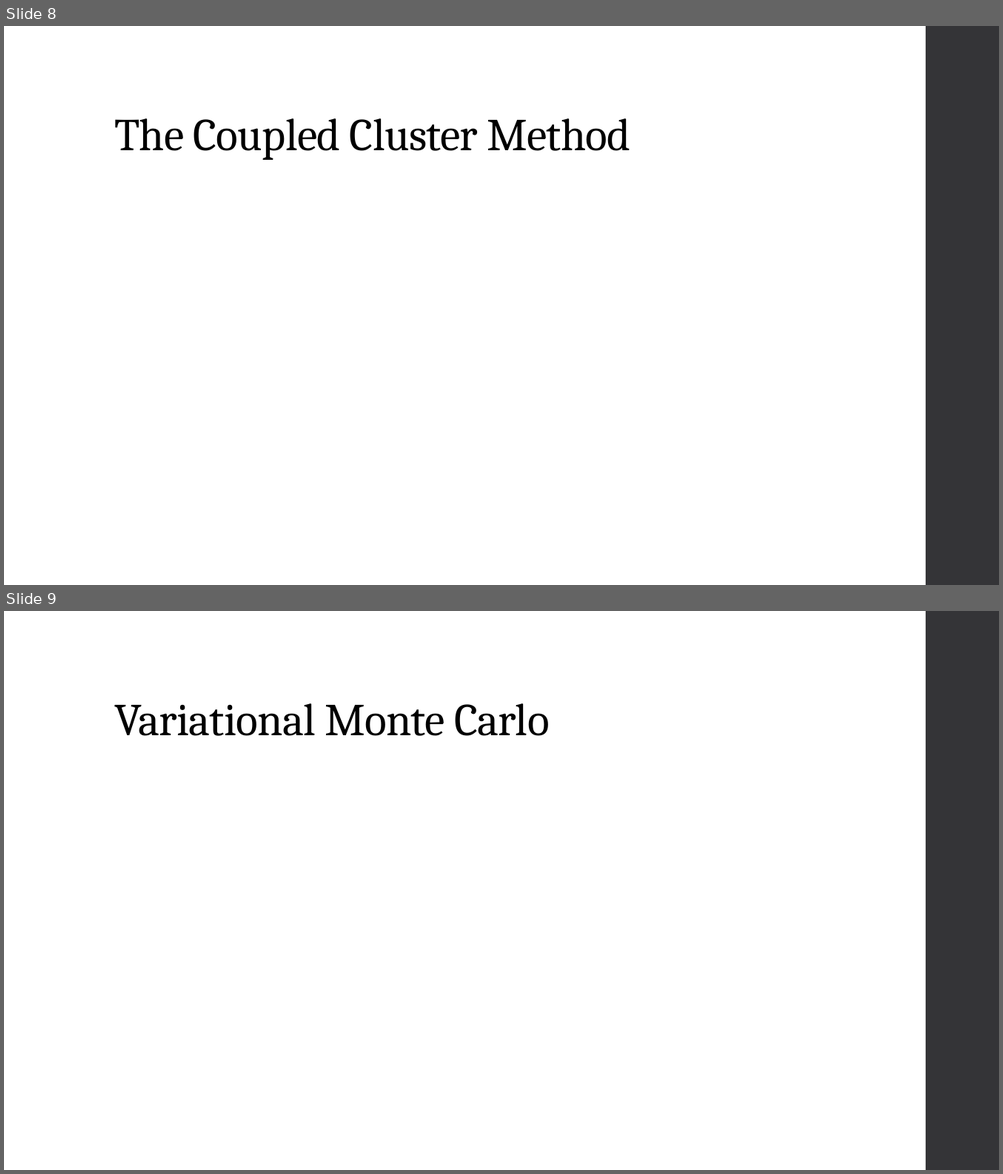
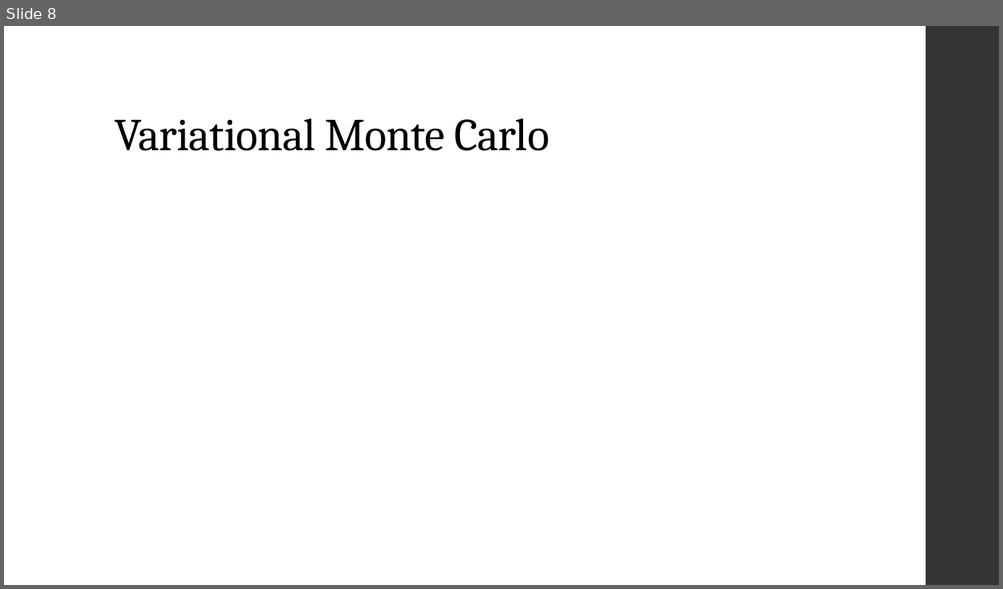
Before and after one commit to KarlHenrik/ComputationalPhysicsMaster, a slide deck: Thesis/Thesis Presentation.pptx. Shown one above the other, each under a label of ours: slides 8 and 9 before the commit, slide 8 after it. The pictures are 1003x1174 and 1003x589 pixels, drawn with LibreOffice and Linux fonts; fonts in the diff are those of the drawing. Boxes give left, top, right and bottom in pixels: in the first picture for what was removed or moved away, otherwise in the second. Text is boxed around its words. In the diff, an @@ line names an element or a change of style, - is before the commit and + after.

```diff
--- a/Thesis/Thesis Presentation.pptx
+++ b/Thesis/Thesis Presentation.pptx
@@ slide 8 removed at (x1=4, y1=26, x2=999, y2=585), background #FFFFFF; not listed: 1 template element that a slide beside it also shows @@
@@ title removed at (x1=114, y1=118, x2=630, y2=160) @@
-The Coupled Cluster Method
@@ what was slide 9 is now slide 8 @@
```
Also in this commit, not shown: 6 slides changed, 2 slides added, 1 other slide removed, 3 other files.
